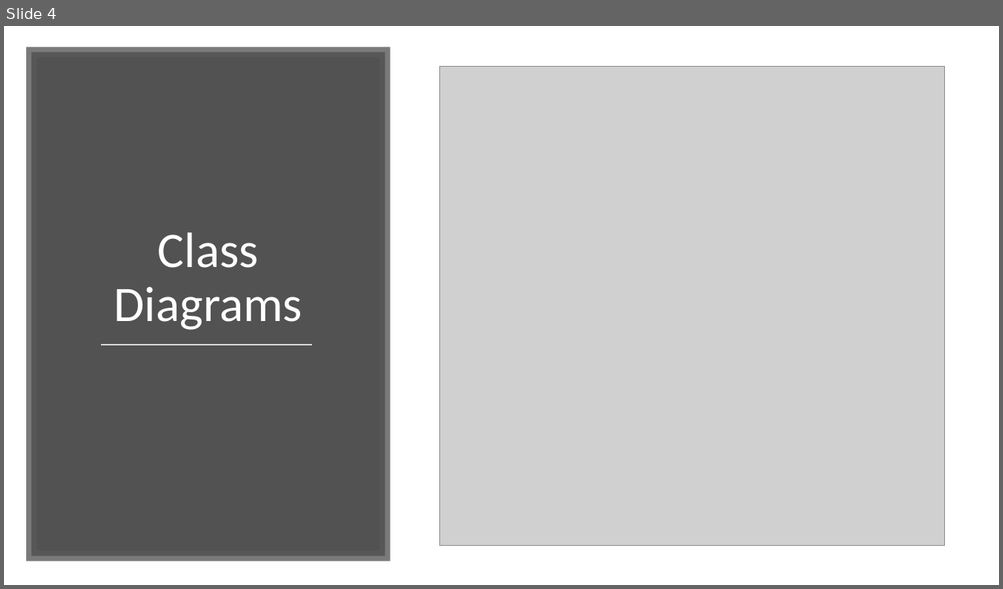
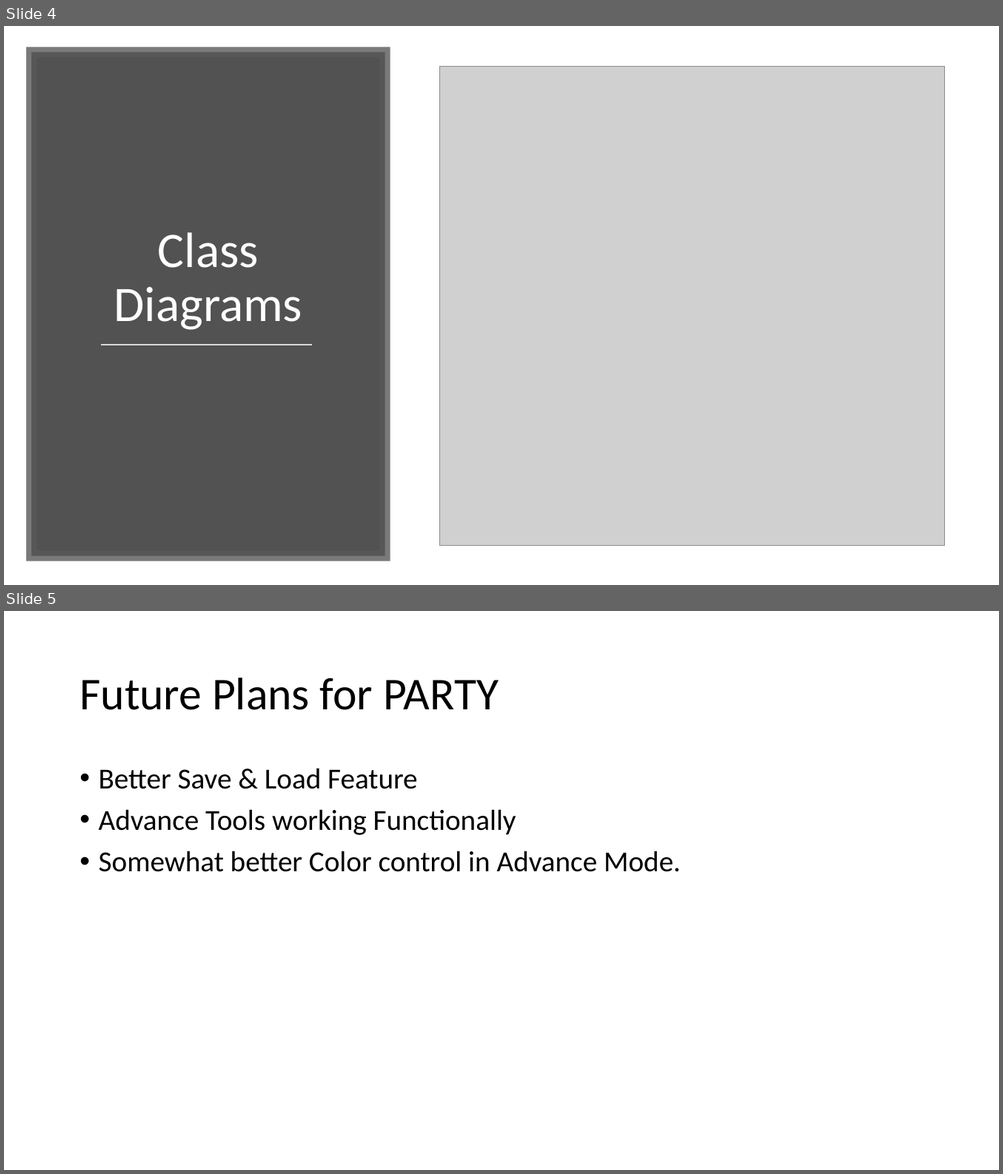
Before and after one commit to TSLogan-UTM/PARTYapp, a slide deck: Presentation.pptx. Shown one above the other, each under a label of ours: slide 4 before the commit, slides 4 and 5 after it. The pictures are 1003x589 and 1003x1174 pixels, drawn with LibreOffice and Linux fonts; fonts in the diff are those of the drawing; grey boxes stand for pictures. Boxes give left, top, right and bottom in pixels: in the first picture for what was removed or moved away, otherwise in the second. Text is boxed around its words. In the diff, an @@ line names an element or a change of style, - is before the commit and + after.

Commit message:
Add files via upload
Final Presentations with all slides.

```diff
--- a/Presentation.pptx
+++ b/Presentation.pptx
@@ slide 5 added at [4,611,999,1170], background #FFFFFF @@
@@ title added at [79,678,498,710], 44 pt, text #000000 @@
+Future Plans for PARTY
@@ text added at [99,768,680,872], 28 pt, text #000000 @@
+• Better Save & Load Feature
+• Advance Tools working Functionally
+• Somewhat better Color control in Advance Mode.
```
Also in this commit, not shown: 1 other slide added.
